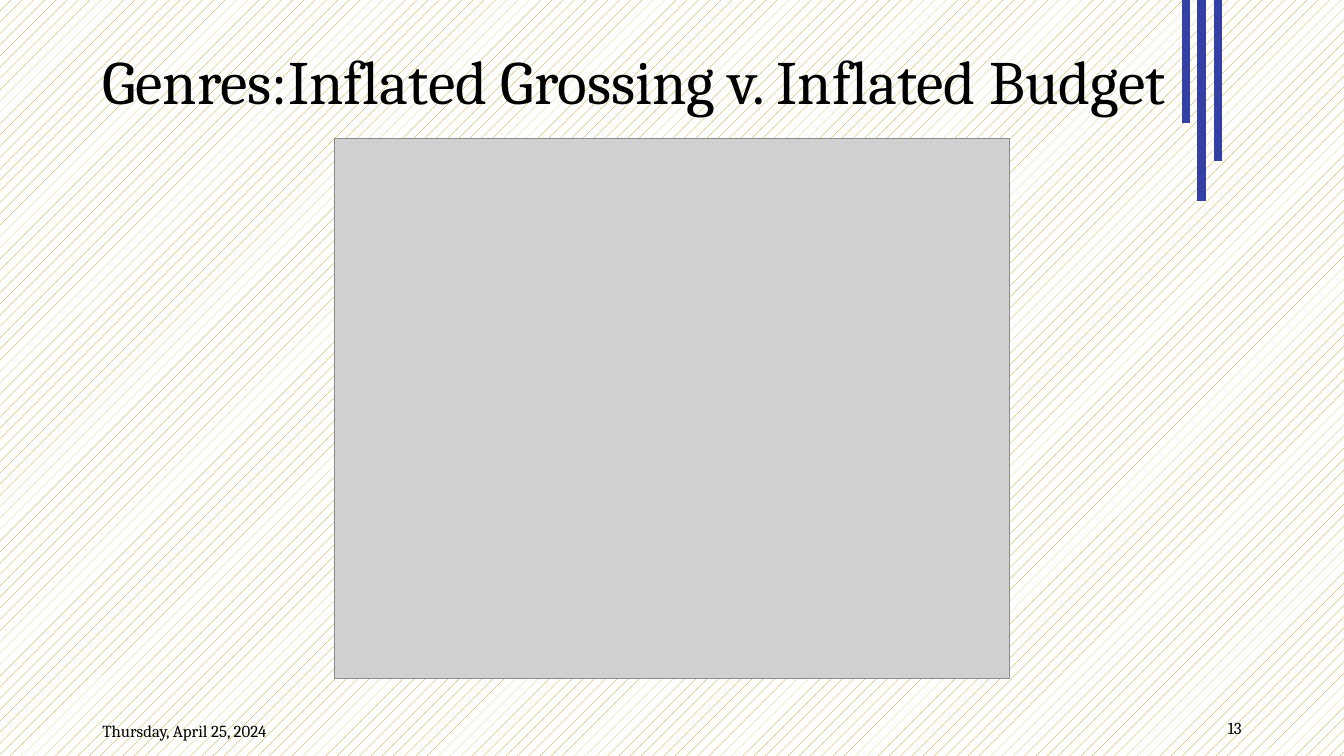
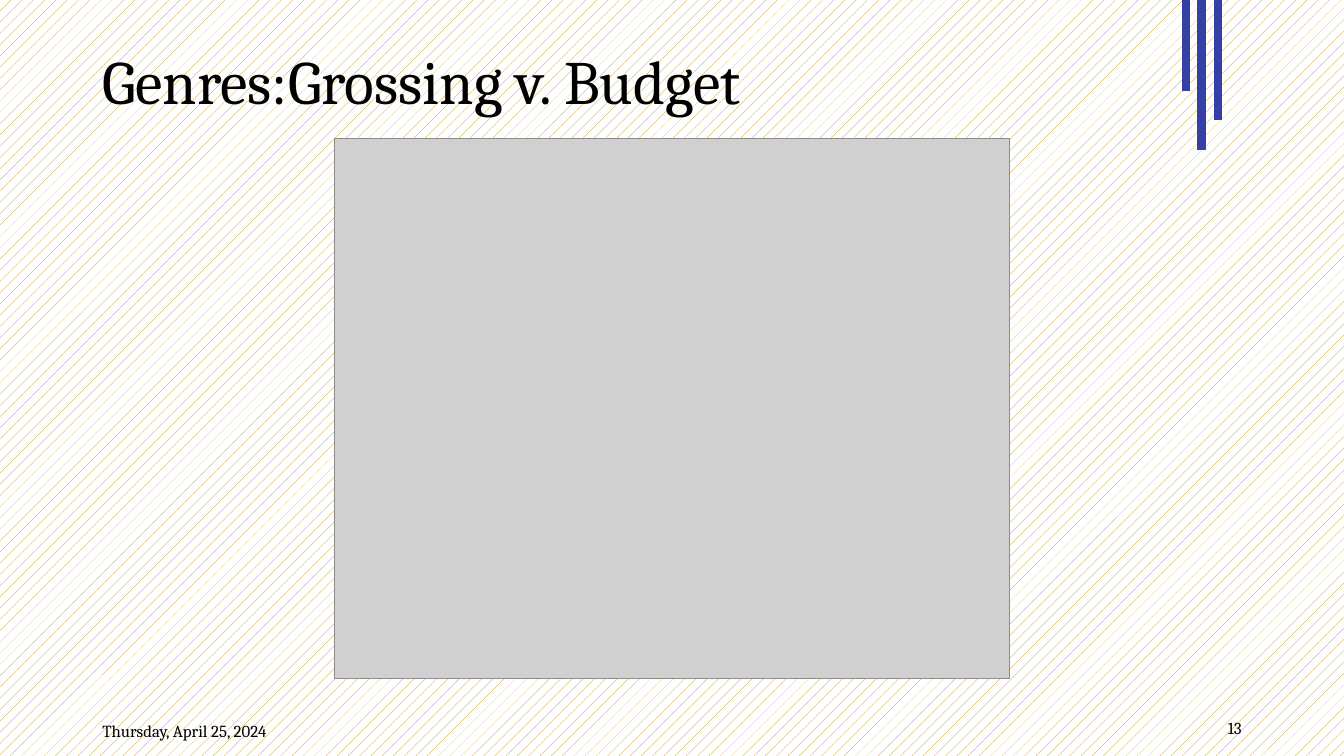
Before and after one commit to Data2401/final-project-fall-2024-classic-films, a slide deck: slide 13 of Slides.pptx. Drawn at 1344x756 pixels with LibreOffice and Linux fonts; fonts in the diff are those of the drawing; grey boxes stand for pictures; background and template pictures are left out. Boxes give left, top, right and bottom in pixels: in the first picture for what was removed or moved away, otherwise in the second. Text is boxed around its words. In the diff, an @@ line names an element or a change of style, - is before the commit and + after.

```diff
--- a/Slides.pptx
+++ b/Slides.pptx
@@ line moved from (1202, 202) - (1202, 0) to (1187, 92) - (1187, 0) @@
@@ line moved from (1219, 161) - (1219, 0) to (1202, 150) - (1202, 0) @@
@@ line moved from (1187, 123) - (1187, 0) to (1219, 120) - (1219, 0) @@
@@ title at <box>102,48,740,118</box>: text changed @@
-Genres:Inflated Grossing v. Inflated Budget
+Genres:Grossing v. Budget
```
Also in this commit, not shown: 13 other slides changed, 2 slides added, 3 slides removed, 2 other files.
